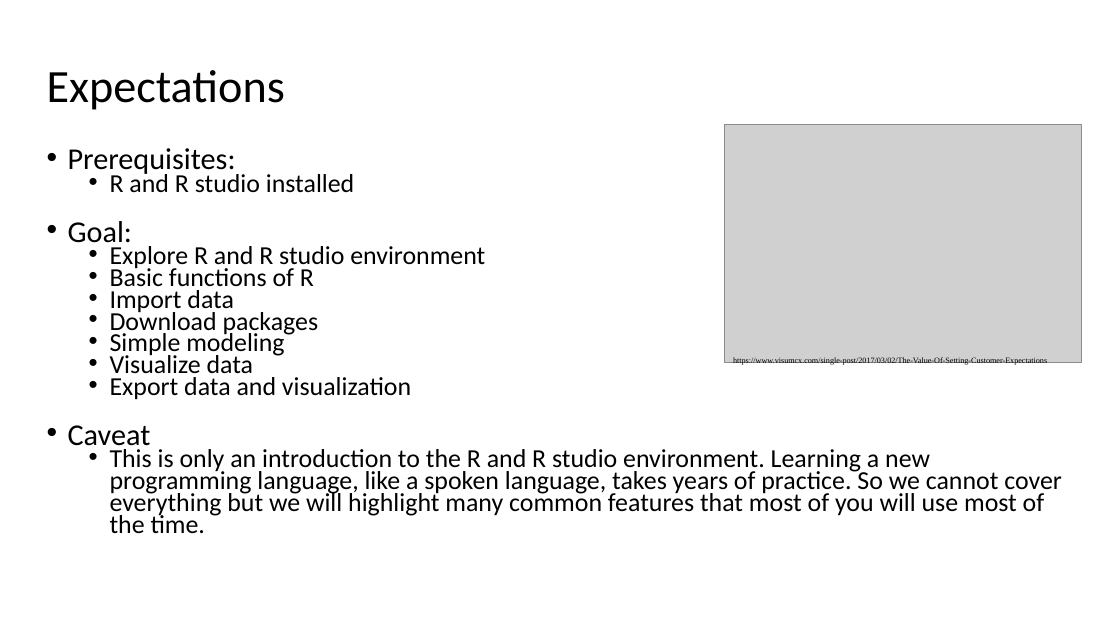
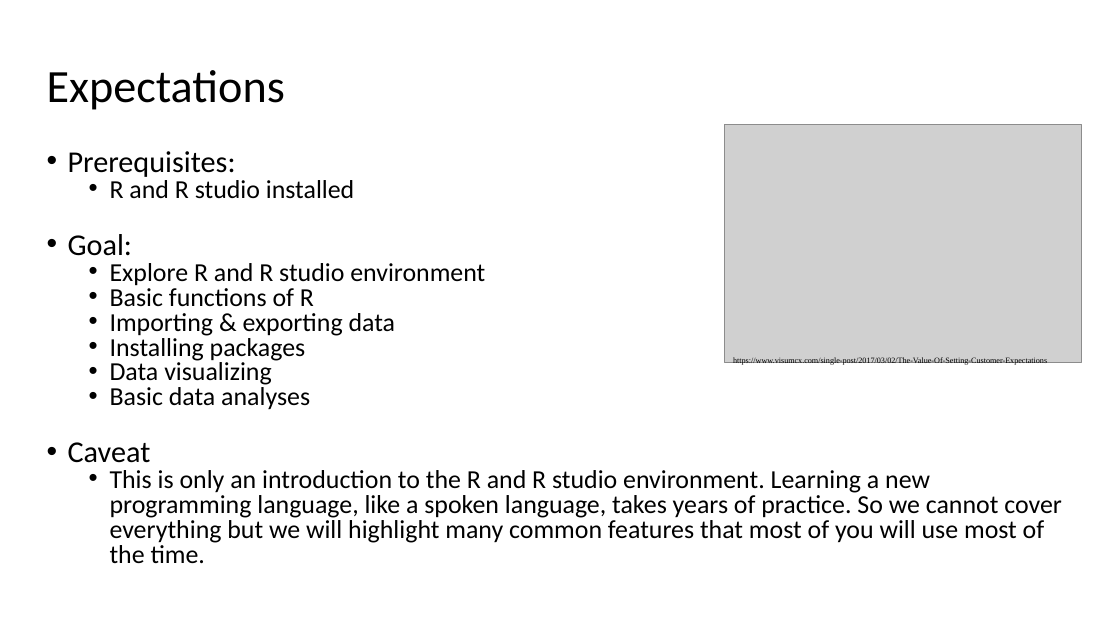
Before and after one commit to RAJohansen/UCL_Workshops, a slide deck: slide 4 of Intro_to_R/Introduction_to_R/Introduction to R.pptx. Drawn at 1120x630 pixels with LibreOffice and Linux fonts; fonts in the diff are those of the drawing; grey boxes stand for pictures. Boxes give left, top, right and bottom in pixels: in the first picture for what was removed or moved away, otherwise in the second. Text is boxed around its words. In the diff, an @@ line names an element or a change of style, - is before the commit and + after.

```diff
--- a/Intro_to_R/Introduction_to_R/Introduction to R.pptx
+++ b/Intro_to_R/Introduction_to_R/Introduction to R.pptx
@@ text at (68, 151, 1062, 563): line spacing 0.7 to 0.8 @@
@@ text at (110, 313, 396, 410): text changed @@
-  • Import data
-  • Download packages
-  • Simple modeling
-  • Visualize data
-  • Export data and visualization
+  • Importing & exporting data
+  • Installing packages
+  • Data visualizing
+  • Basic data analyses
```
Also in this commit, not shown: 3 other slides changed, 4 slides removed.
